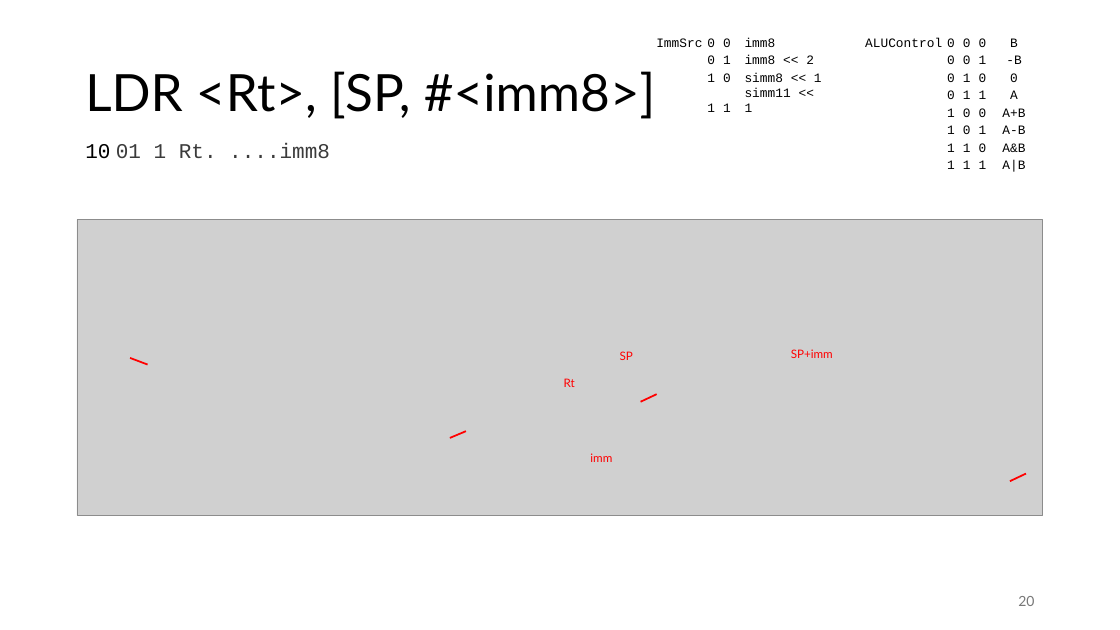
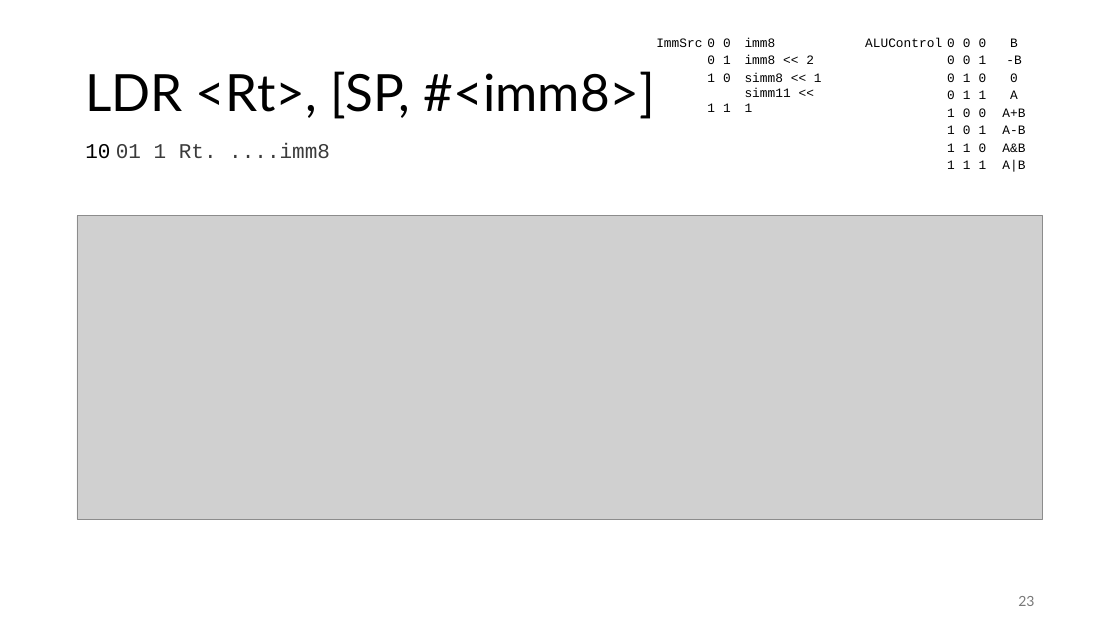
Before and after one commit to FrankBau/xetroc, a slide deck: slide 23 of xetroc.pptx (slide 20 before the commit). Drawn at 1120x630 pixels with LibreOffice and Linux fonts; fonts in the diff are those of the drawing; grey boxes stand for pictures. Boxes give left, top, right and bottom in pixels: in the first picture for what was removed or moved away, otherwise in the second. Text is boxed around its words. In the diff, an @@ line names an element or a change of style, - is before the commit and + after.

```diff
--- a/xetroc.pptx
+++ b/xetroc.pptx
@@ picture: place and size @@
-picture at box(77, 220, 1044, 516)
+picture at box(77, 216, 1044, 519)
@@ line removed from (148, 365) to (130, 358) @@
@@ text removed at box(620, 351, 633, 360) @@
-SP
@@ text removed at box(791, 349, 833, 358) @@
-SP+imm
@@ text removed at box(564, 378, 575, 387) @@
-Rt
@@ line removed from (657, 394) to (641, 402) @@
@@ line removed from (466, 431) to (450, 438) @@
@@ text removed at box(590, 453, 612, 462) @@
-imm
@@ line removed from (1026, 474) to (1010, 481) @@
@@ page number at box(1018, 596, 1034, 606): text changed @@
-20
+23
```
Also in this commit, not shown: 12 other slides changed, 3 slides added, 4 other files.
